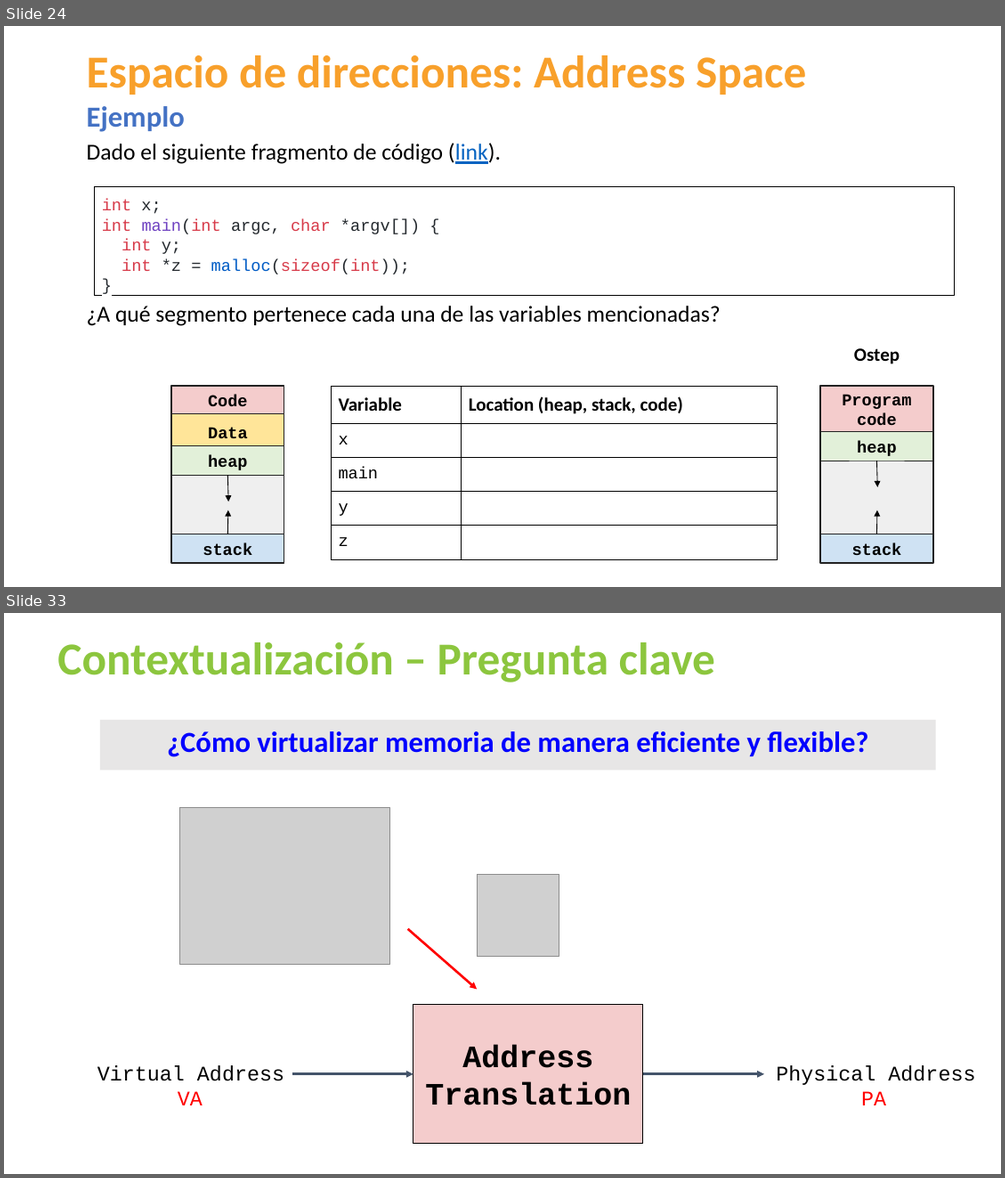
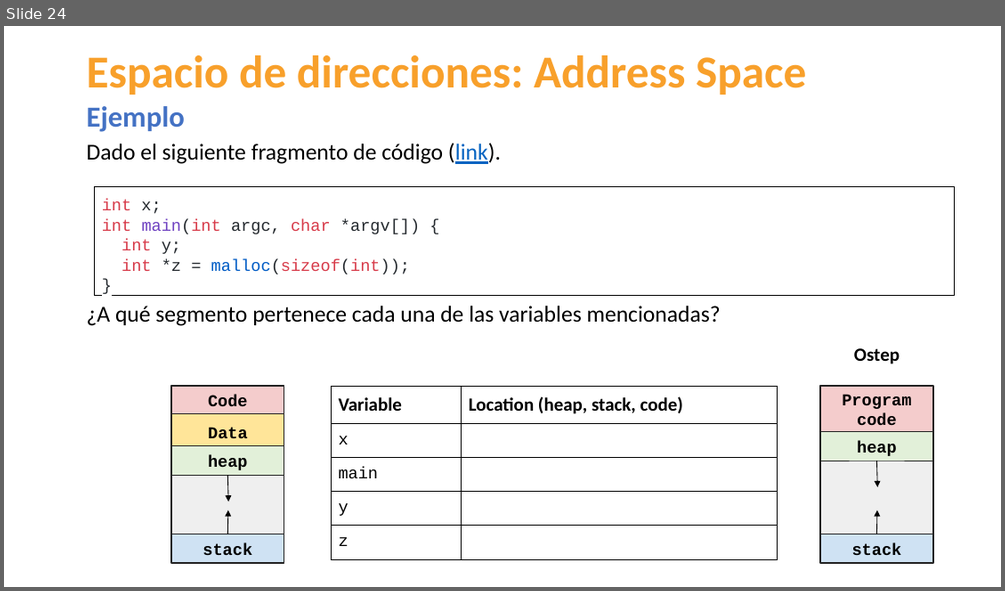
Before and after one commit to udea-so/apuntes_2026-1_SO-virtual, a slide deck: clase_07/SO_apuntes_clase7.pptx. Shown one above the other, each under a label of ours: slides 24 and 33 before the commit, slide 24 after it; the slides between them are not shown. The pictures are 1005x1178 and 1005x591 pixels, drawn with LibreOffice and Linux fonts; fonts in the diff are those of the drawing; grey boxes stand for pictures. Boxes give left, top, right and bottom in pixels: in the first picture for what was removed or moved away, otherwise in the second. Text is boxed around its words. In the diff, an @@ line names an element or a change of style, - is before the commit and + after.

```diff
--- a/clase_07/SO_apuntes_clase7.pptx
+++ b/clase_07/SO_apuntes_clase7.pptx
@@ slide 33 removed at <box>4,613,1001,1174</box>, background #FFFFFF @@
@@ title removed at <box>57,642,715,682</box> @@
-Contextualización – Pregunta clave
@@ text removed at <box>100,720,936,770</box> @@
-¿Cómo virtualizar memoria de manera eficiente y flexible?
@@ picture removed at <box>180,807,390,965</box> @@
@@ picture removed at <box>477,874,558,957</box> @@
@@ arrow removed from (408, 929) to (477, 989) @@
@@ group removed at <box>97,1004,975,1143</box>: 2 arrows, 2 texts, 1 rectangle @@
-Address Translation
-Virtual Address
-VA
-Physical Address
-PA
```
Also in this commit, not shown: 24 other slides removed, 7 other files.
